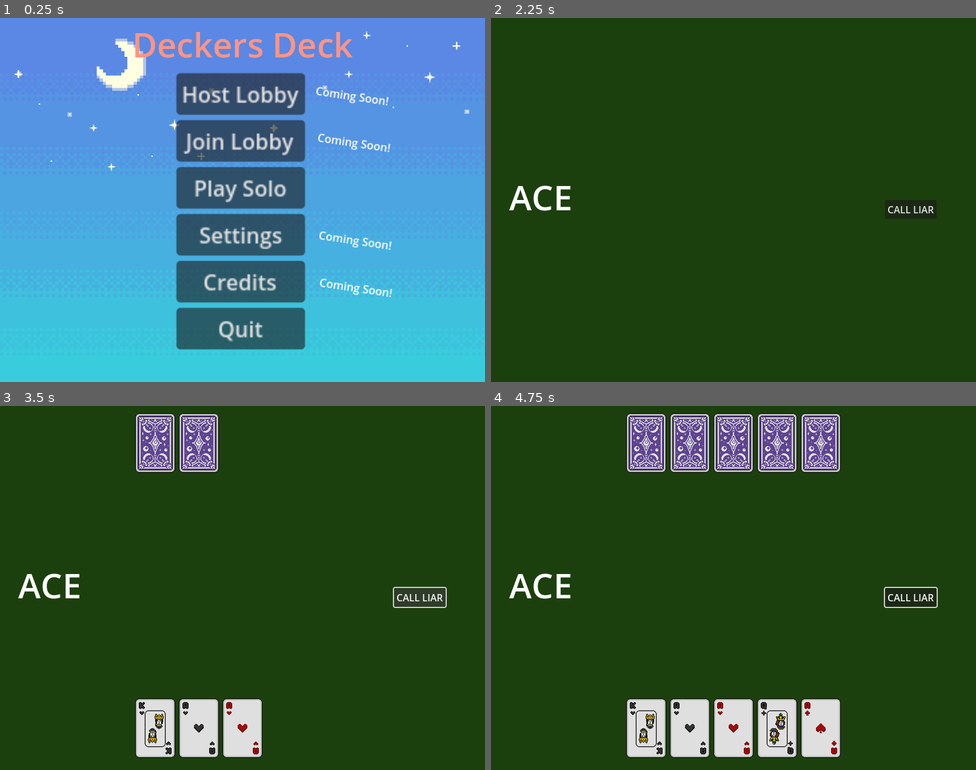
Above: before the commit, frames 1-4 (two rows, left to right).
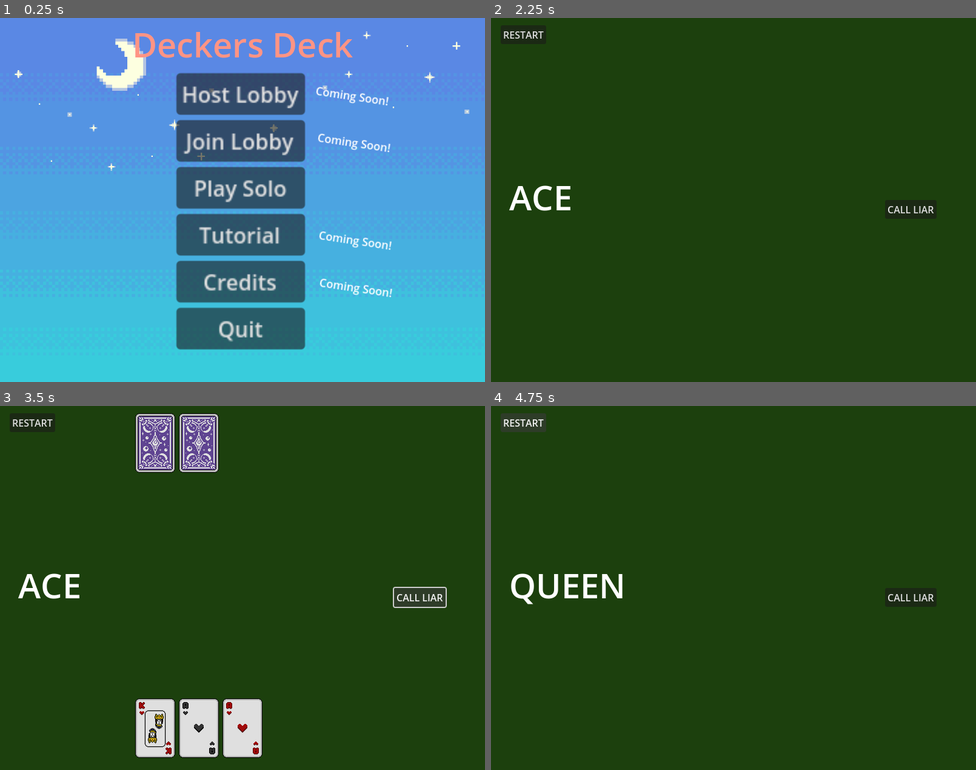
Above: after the commit, the same moments.

Repository: n8rdcontent/deckersdeck
Game: Godot game, scene res://scenes/MainMenu.tscn
The game is run twice, just before and just after one commit, with the same random seed, the same clock (stepped at 60 frames per second) and the same inputs.
Inputs (mouse positions are in pixels of both pictures, inside the frame that each line leads up to):
- Up to frame 1 (0.25 s): no input
- Up to frame 2 (2.25 s): click (733, 232) at 0.5 s, where only the run before the commit has a clickable "Settings"; click (733, 232) at 1.25 s, where only the run after the commit has a clickable "Tutorial"; click "Play Solo" at 2 s
- Up to frame 3 (3.5 s): click "CALL LIAR" at 2.75 s
- Up to frame 4 (4.75 s): click (524, 424) at 3.5 s, where only the run after the commit has a clickable "RESTART"; click (524, 424) at 4.25 s, where only the run after the commit has a clickable "RESTART"

The runs differ from the first frame. In frame 1, 0.5% of the frame differs, in the area x 41-59%, y 57-64%; in frame 2, less than 0.1%; in frame 3, 0.1%; in frame 4, 15%, in the area x 2-93%, y 2-97%.

Commit message:
Added jokers

Diff:
--- a/scenes/MainMenu.tscn
+++ b/scenes/MainMenu.tscn
@@ -102,9 +102,9 @@
 layout_mode = 2
 text = "Play Solo"
 
-[node name="SettingsButton" type="Button" parent="VBoxContainer"]
+[node name="TutorialButton" type="Button" parent="VBoxContainer"]
 layout_mode = 2
-text = "Settings"
+text = "Tutorial"
 
 [node name="Credits" type="Button" parent="VBoxContainer"]
 layout_mode = 2
@@ -121,6 +121,7 @@
 [connection signal="pressed" from="VBoxContainer/HostLobbyButton" to="." method="_on_host_lobby_button_pressed"]
 [connection signal="pressed" from="VBoxContainer/JoinLobbyButton" to="." method="_on_join_lobby_button_pressed"]
 [connection signal="pressed" from="VBoxContainer/PlaySoloButton" to="." method="_on_play_solo_button_pressed"]
-[connection signal="pressed" from="VBoxContainer/SettingsButton" to="." method="_on_settings_button_pressed"]
+[connection signal="pressed" from="VBoxContainer/TutorialButton" to="." method="_on_tutorial_button_pressed"]
+[connection signal="pressed" from="VBoxContainer/TutorialButton" to="." method="_on_settings_button_pressed"]
 [connection signal="pressed" from="VBoxContainer/Credits" to="." method="_on_credits_pressed"]
 [connection signal="pressed" from="VBoxContainer/QuitButton" to="." method="_on_quit_button_pressed"]
--- a/scenes/SoloGame.tscn
+++ b/scenes/SoloGame.tscn
@@ -100,6 +100,14 @@
 offset_bottom = 331.0
 text = "CALL LIAR"
 
+[node name="RestartButton" type="Button" parent="Control"]
+layout_mode = 0
+offset_left = 16.0
+offset_top = 12.0
+offset_right = 91.0
+offset_bottom = 43.0
+text = "RESTART"
+
 [node name="AudioStreamPlayer" type="AudioStreamPlayer" parent="."]
 stream = ExtResource("2_vkska")
 volume_db = 8.432
@@ -112,3 +120,4 @@
 stream = ExtResource("4_0tij4")
 
 [connection signal="pressed" from="Control/Button" to="." method="_on_button_pressed"]
+[connection signal="pressed" from="Control/RestartButton" to="." method="_on_restart_button_pressed"]
--- a/scripts/main_menu.gd
+++ b/scripts/main_menu.gd
@@ -28,16 +28,6 @@
 	print("Play Solo Clicked!")
 	get_tree().change_scene_to_file("res://scenes/SoloGame.tscn")
 
-
-
-
-func _on_settings_button_pressed() -> void:
-	print("Settings Clicked!")
-	ButtonSound.play()
-
-
-
-
 func _on_credits_pressed() -> void:
 	print("Credits Clicked!")
 	ButtonSound.play()
@@ -47,3 +37,8 @@
 func _on_quit_button_pressed() -> void:
 	print("Quit Clicked Clicked!")
 	get_tree().quit()
+
+
+func _on_tutorial_button_pressed() -> void:
+	ButtonSound.play()
+	print("Credits Clicked!")
--- a/scripts/solo_game.gd
+++ b/scripts/solo_game.gd
@@ -84,7 +84,10 @@
 		return false
 	var last_card = middleDeck.back()
 	print("Last card in middle deck: ", last_card.name)
-	return last_card.name[0] == chosencard[0]
+	if last_card.name[0] == chosencard[0] or last_card.name[0] == "J":
+		return true
+	else:
+		return false
 
 func get_card_texture(card: Card) -> Texture:
 	var card_name = card.name
@@ -94,6 +97,10 @@
 
 func set_chosen_card():
 	var random_card = deck.pick_random()
+	while true:
+		if random_card.type != "Joker":
+			break
+		random_card = deck.pick_random()
 	chosencard = random_card.name
 	print("Chosen Card: " + chosencard[0])
 	if chosencard[0] == "A":
@@ -102,33 +109,43 @@
 		chosenCardLabel.text = "KING"
 	elif chosencard[0] == "Q":
 		chosenCardLabel.text = "QUEEN"
+	elif chosencard[0] == "J":
+		chosenCardLabel.text = "ERROR CHOSEN CARD IS JOKER"
 
 func create_test_deck() -> Array:
 	var testDeck = []
 	add_card_to_deck("A1", testDeck, 14, "Ace")
 	add_card_to_deck("A2", testDeck, 14, "Ace")
-	add_card_to_deck("A3", testDeck, 14, "Ace")
+	'add_card_to_deck("A3", testDeck, 14, "Ace")'
 	add_card_to_deck("A4", testDeck, 14, "Ace")
 	add_card_to_deck("A5", testDeck, 14, "Ace")
-	add_card_to_deck("A6", testDeck, 14, "Ace")
-	'add_card_to_deck("A7", testDeck, 14, "Ace")
-	add_card_to_deck("A8", testDeck, 14, "Ace")'
+	'add_card_to_deck("A6", testDeck, 14, "Ace")'
+	add_card_to_deck("A7", testDeck, 14, "Ace")
+	'add_card_to_deck("A8", testDeck, 14, "Ace")'
+
 	add_card_to_deck("K1", testDeck, 13, "King")
 	add_card_to_deck("K2", testDeck, 13, "King")
-	add_card_to_deck("K3", testDeck, 13, "King")
+	'add_card_to_deck("K3", testDeck, 13, "King")'
 	add_card_to_deck("K4", testDeck, 13, "King")
 	add_card_to_deck("K5", testDeck, 13, "King")
-	add_card_to_deck("K6", testDeck, 13, "King")
-	'add_card_to_deck("K7", testDeck, 13, "King")
-	add_card_to_deck("K8", testDeck, 13, "King")'
+	'add_card_to_deck("K6", testDeck, 13, "King")'
+	add_card_to_deck("K7", testDeck, 13, "King")
+	'add_card_to_deck("K8", testDeck, 13, "King")'
+
 	add_card_to_deck("Q1", testDeck, 12, "Queen")
 	add_card_to_deck("Q2", testDeck, 12, "Queen")
-	add_card_to_deck("Q3", testDeck, 12, "Queen")
+	'add_card_to_deck("Q3", testDeck, 12, "Queen")'
 	add_card_to_deck("Q4", testDeck, 12, "Queen")
 	add_card_to_deck("Q5", testDeck, 12, "Queen")
-	add_card_to_deck("Q6", testDeck, 12, "Queen")
-	'add_card_to_deck("Q7", testDeck, 12, "Queen")
-	add_card_to_deck("Q8", testDeck, 12, "Queen")'
+	'add_card_to_deck("Q6", testDeck, 12, "Queen")'
+	add_card_to_deck("Q7", testDeck, 12, "Queen")
+	'add_card_to_deck("Q8", testDeck, 12, "Queen")'
+
+	add_card_to_deck("J2", testDeck, 99, "Joker")
+	add_card_to_deck("J4", testDeck, 99, "Joker")
+	add_card_to_deck("J5", testDeck, 99, "Joker")
+	'add_card_to_deck("J7", testDeck, 99, "Joker")'
+
 	return testDeck
 
 func add_card_to_deck(card_name: String, deck_to_add: Array, value: int, card_type: String):
@@ -285,3 +302,8 @@
 	elif whosTurn == "player":
 		whosTurn = "bot"
 		bot_turn()
+
+
+func _on_restart_button_pressed() -> void:
+	get_tree().reload_current_scene()
+	pass # Replace with function body.
